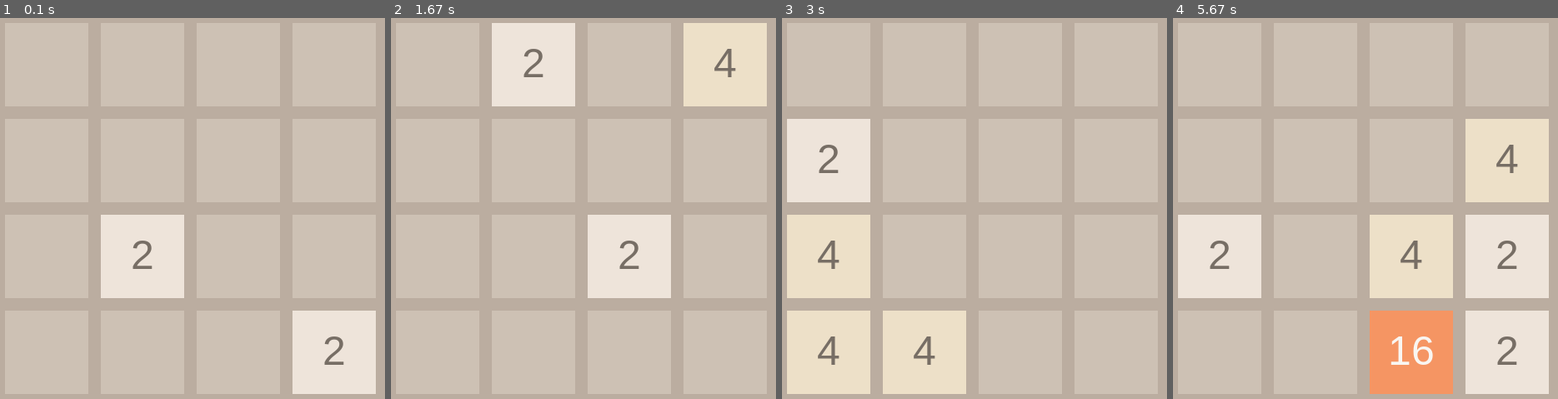
Above: before the commit, frames 1-4 (left to right).
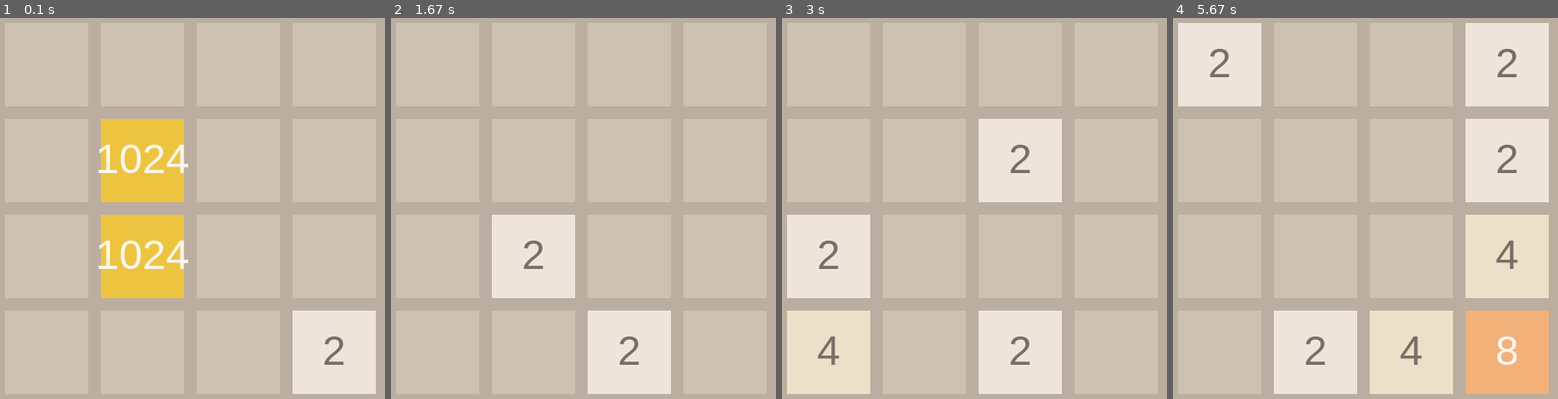
Above: after the commit, the same moments.

Repository: rapacheco/2048-Clone-w-pygame-
Game: pygame game, started from 2048_pygame.py
Two runs of this game, one before a commit and one after it. Both use one fixed random seed, a clock stepped at 60 frames per second and the inputs below. The source is Python 2; it was converted automatically to run under Python 3.
Inputs:
- Up to frame 1 (0.1 s): no input
- Up to frame 2 (1.67 s): hold Right 0.33-0.8 s; hold Up 0.83-1.13 s; hold N 1.17-1.63 s
- Up to frame 3 (3 s): hold Right 1.67-2.13 s; hold Left 2.17-2.7 s; hold Down from 2.73 s (still down)
- Up to frame 4 (5.67 s): release Down at 3.03 s; hold Left 3.07-3.47 s; hold Up 3.5-3.87 s; hold Right 3.9-4.53 s; hold Down 4.57-4.93 s; hold Left 4.97-5.43 s; hold Right from 5.47 s (still down)

The runs differ from the first frame. In frame 1, 9.1% of the frame differs, in the area x 25-49%, y 26-74%; in frame 2, 24%; in frame 3, 19%; in frame 4, 33%, in the area x 1-98%, y 1-99%.

Commit message:
Version 1.1.0 - Win/Lose conditions

Diff:
--- a/2048_pygame.py
+++ b/2048_pygame.py
@@ -10,8 +10,8 @@
 import os, sys
 import random
 
-if not pygame.font: print 'Warning, fonts disabled'
-if not pygame.mixer: print 'Warning, sound disabled'
+if not pygame.font: print('Warning, fonts disabled')
+if not pygame.mixer: print('Warning, sound disabled')
 
 # Directions constants
 UP = 1
@@ -23,11 +23,8 @@
 TILE_SIZE = 100
 HALF_TILE_SIZE = TILE_SIZE / 50
 BORDER = 15
+BOARD_SIZE = BORDER * 5 + TILE_SIZE * 4
 WHITE = (255,255,255)
-# COLOR1 = (255, 244, 170)
-# COLOR2 = (212, 199, 106)
-# COLOR3 = (128, 114, 21)
-# COLOR4 = (85, 74, 0)
 FONT = (119, 110, 101)
 FONT2 = (249, 246, 242)
 BACK = (187, 173, 160)
@@ -124,6 +121,16 @@
         """
         return str(self._grid)
 
+    def clone(self):
+        """
+        Returns a 2048 clone of the current object
+        """
+        temp = TwentyFortyEight(4, 4)
+        for row in range(len(self._grid)):
+            for col in range(len(self._grid[row])):
+                temp.set_tile(row, col, self._grid[row][col])
+        return temp
+
     def get_grid_height(self):
         """
         Get the height of the board.
@@ -168,6 +175,8 @@
 
         if not same:
             self.new_tile()
+
+        return same
 
     def new_tile(self):
         """
@@ -185,7 +194,7 @@
             digit = 4
         else:
             digit = 2
-        self._grid[row][col] = digit
+        self.set_tile(row, col, digit)
 
     def set_tile(self, row, col, value):
         """
@@ -198,6 +207,34 @@
         Return the value of the tile at position row, col.
         """
         return self._grid[row][col]
+
+    def check(self):
+        """
+        Checks for win or lose conditions
+        """
+        return self.check_win() or self.check_lose()
+
+    def check_win(self):
+        """
+        Checks for win conditions
+        """
+        result = False
+        for row in range(len(self._grid)):
+            for col in range(len(self._grid[row])):
+                if self.get_tile(row, col) == 2048:
+                    result = True
+        return result
+
+    def check_lose(self):
+        """
+        Checks for lose conditions
+        """
+        temp = self.clone()
+        lose = True
+        for i in range(1, 5):
+            if not temp.move(i):
+                lose = False
+        return lose
 
 class Graphics(pygame.sprite.Sprite):
     """
@@ -208,13 +245,19 @@
         pygame.sprite.Sprite.__init__(self)
         self._rows = game.get_grid_height()
         self._cols = game.get_grid_width()
-        # self._grid = game.get_grid()
         self._screen = pygame.display.set_mode((BORDER + self._cols * (BORDER + TILE_SIZE), BORDER + self._rows * (BORDER + TILE_SIZE)))
-        self._screen.fill(BACK)
         self._font = pygame.font.SysFont("Arial", 50)
+        self._font_s = pygame.font.SysFont("Arial", 30)
         self._clock = pygame.time.Clock()
         self._game = game
         pygame.display.set_caption("2048 - Pygame")
+        self.fill_back()
+
+    def fill_back(self):
+        """
+        Paints the background of the game
+        """
+        self._screen.fill(BACK)
 
     def draw(self):
         """
@@ -240,30 +283,39 @@
                     offset = BORDER / 2 - 2
                     self._screen.blit(label, (top + (TILE_SIZE - label_size[0]) / 2, left - offset + (TILE_SIZE - label_size[1]) / 2 + offset / 2))
 
-                # label.set_colorkey(color)
-                # tile = pygame.Rect([BORDER_SIZE + row * TILE_SIZE, BORDER_SIZE     + col * TILE_SIZE], [TILE_SIZE, TILE_SIZE])
-                # num = self._game.get_tile(row, col)
-                # label = self._font.render(str(num), 1, BLACK)
-                # given_color = WHITE
-                # pygame.draw.rect(self._screen, given_color, tile)
-                # label.blit(tile, (HALF_TILE_SIZE, HALF_TILE_SIZE))
+    def draw_end(self, phrase):
+        """
+        Draws an end condition on the screen
+        """
+        screen_phrase = self._font.render(phrase, True, (0,0,0))
+        phrase_size = self._font.size(phrase)
+        self._screen.blit(screen_phrase, ((BOARD_SIZE - phrase_size[0]) / 2, BOARD_SIZE / 5))
+
+        new_game = self._font_s.render("(N)ew Game?", True, (0,0,0))
+        new_game_size = self._font_s.size("(N)ew Game?")
+        self._screen.blit(new_game, ((BOARD_SIZE - new_game_size[0]) / 2, BOARD_SIZE / 3))
+
+        quit = self._font_s.render("(Q)uit?", True, (0,0,0))
+        quit_size = self._font_s.size("(Q)uit?")
+        self._screen.blit(quit, ((BOARD_SIZE - quit_size[0]) / 2, BOARD_SIZE / 2.5))
 
     def tick(self):
+        """
+        Runs the clock
+        """
         self._clock.tick(60)
-
 
 # initializes pygame and create a frame
 pygame.init()
 
 game = TwentyFortyEight(4, 4)
+game.set_tile(1, 1, 1024)
+game.set_tile(1, 2, 1024)
 run = Graphics(game)
 
-#pygame.time.set_timer(USEREVENT+1, 500)
-
 # main loop with the game's logic
-done = False
-#right = True
-#init = False
+done, end, win, lose = False, False, False, False
+
 while not done:
     run.tick()
 
@@ -271,7 +323,7 @@
         if event.type == pygame.QUIT:
             done = True
 
-        elif event.type == pygame.KEYDOWN:
+        elif event.type == pygame.KEYDOWN and not end:
             if event.key == pygame.K_UP:
                 game.move(LEFT)
             elif event.key == pygame.K_DOWN:
@@ -280,29 +332,27 @@
                 game.move(UP)
             elif event.key == pygame.K_RIGHT:
                 game.move(DOWN)
-
-        # elif event.type == pygame.KEYUP:
-            # if event.key == pygame.K_d:
-                # continue
-            # elif event.key == pygame.K_a:
-                # continue
-
-        # elif event.type == USEREVENT+1:
-            # if init and right:
-                # zombie.image = pygame.transform.flip(idle[0], True, False)
-                # init = False
-            # elif init and not right:
-                # zombie.image = idle[0]
-                # init = False
-            # elif not init and right:
-                # zombie.image = pygame.transform.flip(idle[1], True, False)
-                # init = True
-            # elif not init and not right:
-                # zombie.image = idle[1]
-                # init = True
+            # checks if game end/lose conditions are met
+            if game.check_win():
+                end, win = True, True
+            elif game.check_lose():
+                end, lose = True, True
+
+        elif event.type == pygame.KEYDOWN and end:
+            if event.key == pygame.K_n:
+                run.fill_back()
+                game.reset()
+                end, win, lose = False, False, False
+            elif event.key == pygame.K_q:
+                done = True
 
     run.draw()
 
+    if end and win:
+        run.draw_end("YOU WIN!!!")
+    elif end and lose:
+        run.draw_end("YOU LOSE!!")
+
     pygame.display.flip()
 
 pygame.quit()
